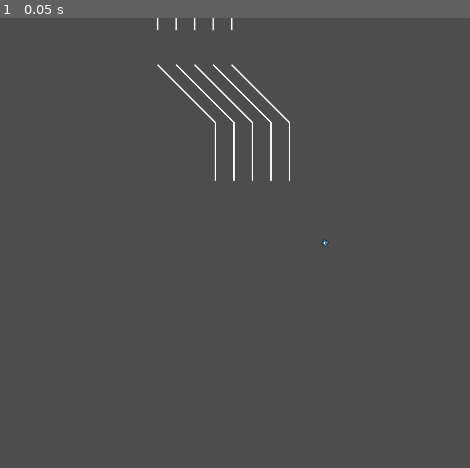
Above: before the commit, frame 1.
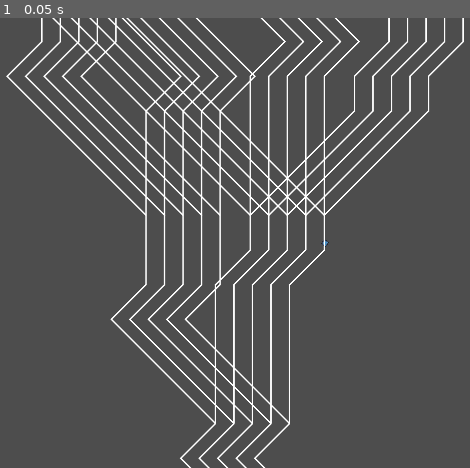
Above: after the commit, the same moment.

Repository: elpozewaunig/LanLinerReconciliation
Game: Godot game, scene res://scenes/main.tscn
Same seed, same stepped clock (60 frames per second), same inputs: the game is played once before the commit and once after it. The engine's default icon, where the game draws it, is replaced by a stand-in: a white triangle on a blue panel in a dark square.
Inputs:
- Up to frame 1 (0.05 s): no input

The runs differ from the first frame. In frame 1, 8.2% of the frame differs, in the area x 1-99%, y 0-100%.

Commit message:
PathTreeGenV1

Diff:
--- a/scenes/PathBuilder.gd
+++ b/scenes/PathBuilder.gd
@@ -1,12 +1,15 @@
 extends Node2D
 
 
-var pl = 250 # how long is a path-line in px
+var pl = 150 # how long is a path-line in px
 var gap = 80 # how many px gap between the duplis
-var ec = 3 # how many path elements
-var lpp = 2 # how many lines per path? (additional to asfo)
-var asfo = 2 # how many lines after a split to fade out into a normal path
+var dc = 4 # how many extra duplicates
+var ec = 3 # how many path elements (recursion!) careful with that
+var lpp = 3 # how many lines per path? (additional to asfo)
+var asfo = 3 # how many lines after a split to fade out into a normal path
 var rng = RandomNumberGenerator.new()
+var debuggap = 0
+var debugmove = 1500
 
 func createPath():
 	var root = Node2D.new()
@@ -15,13 +18,14 @@
 	lane.add_child(neuepath)
 	lane.name = "lane0"
 	root.add_child(lane)
-	for i in 4:
+	for i in dc:
 		var dupli = lane.duplicate()
 		dupli.position = Vector2(dupli.position.x-(gap*(i+1)), dupli.position.y)
 		dupli.name = "lane"+str(i+1)
 		root.add_child(dupli)
 
 	root.name = "root"
+	root.position = Vector2(root.position.x,root.position.y+debugmove)
 	return root
 
 func rec(recursionDepth: int, origin: Vector2, name:String):
@@ -37,7 +41,7 @@
 	if(name=="LChild"):
 		for i in asfo:
 			path.curve.add_point(Vector2(-(i+1)*pl,-(pl*(i+1))))
-		prevlr += -1*asfo
+		prevlr -= 1*asfo
 	elif(name=="RChild"):
 		for i in asfo:
 			path.curve.add_point(Vector2((i+1)*pl,-(pl*(i+1))))
@@ -57,11 +61,10 @@
 		prevlr += rdmNum
 		path.curve.add_point(Vector2(prevlr*pl,-((i+1)*pl)-fadedist))
 
-	var newOrigin = Vector2(prevlr*pl, -(pl*lpp)-fadedist-150)
+	var newOrigin = Vector2(prevlr*pl, -(pl*lpp)-fadedist-debuggap)
 
 	if(recursionDepth!=1):
 		var rdmNum = rng.randi_range(1,3)
-		rdmNum = 4 ##todo
 		var neuepath
 		if rdmNum<3:
 			#links
@@ -76,8 +79,8 @@
 		else:
 			pass
 			# nur rechts
-			#neuepath = rec(recursionDepth-1,newOrigin, "RChild")
-			#path.add_child(neuepath)
+			neuepath = rec(recursionDepth-1,newOrigin, "RChild")
+			path.add_child(neuepath)
 
 		neuepath = rec(recursionDepth-1,newOrigin, "SChild")
 		path.add_child(neuepath)
Not shown: 1 places in scenes/main.tscn that only renumber resources
